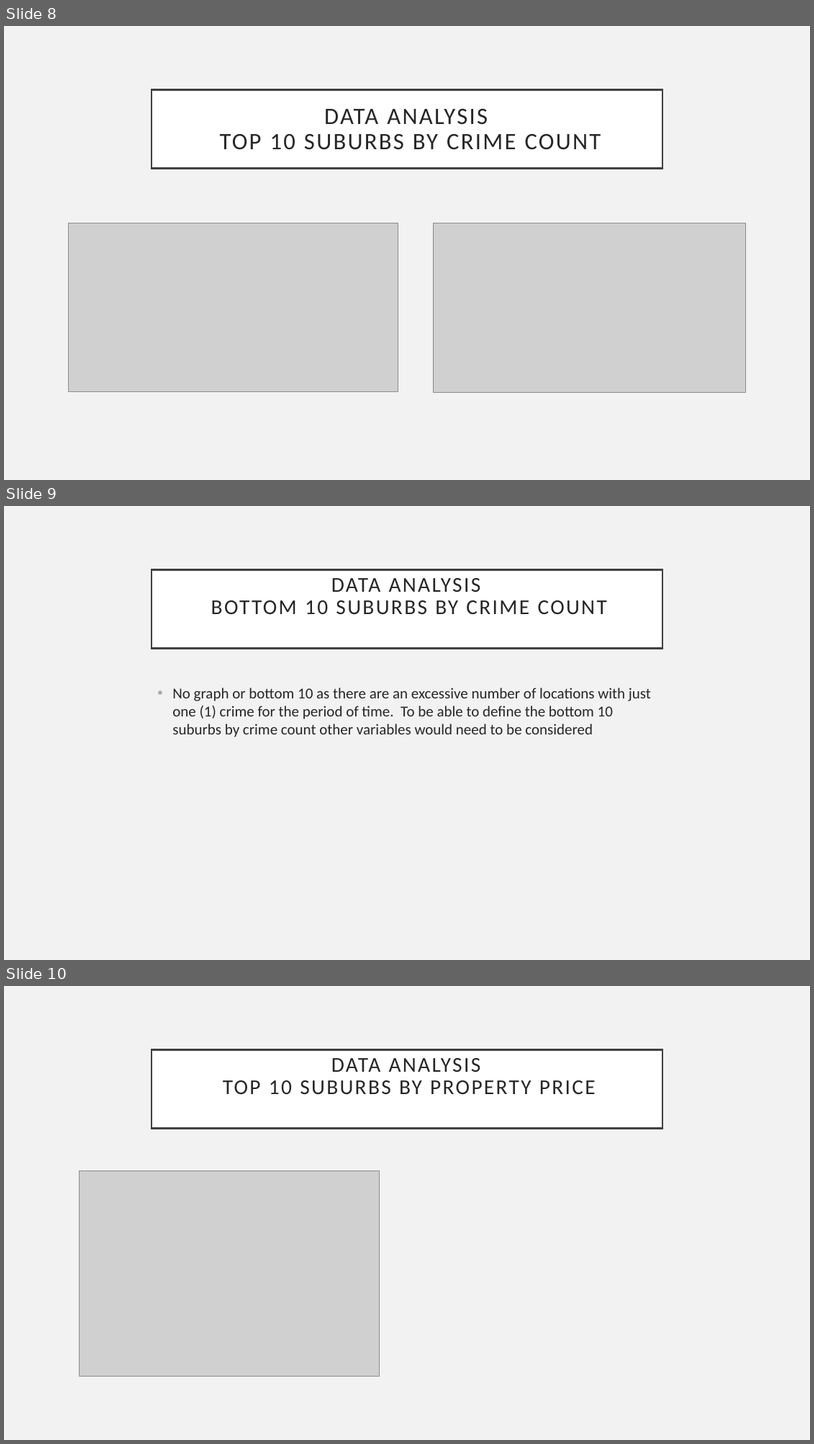
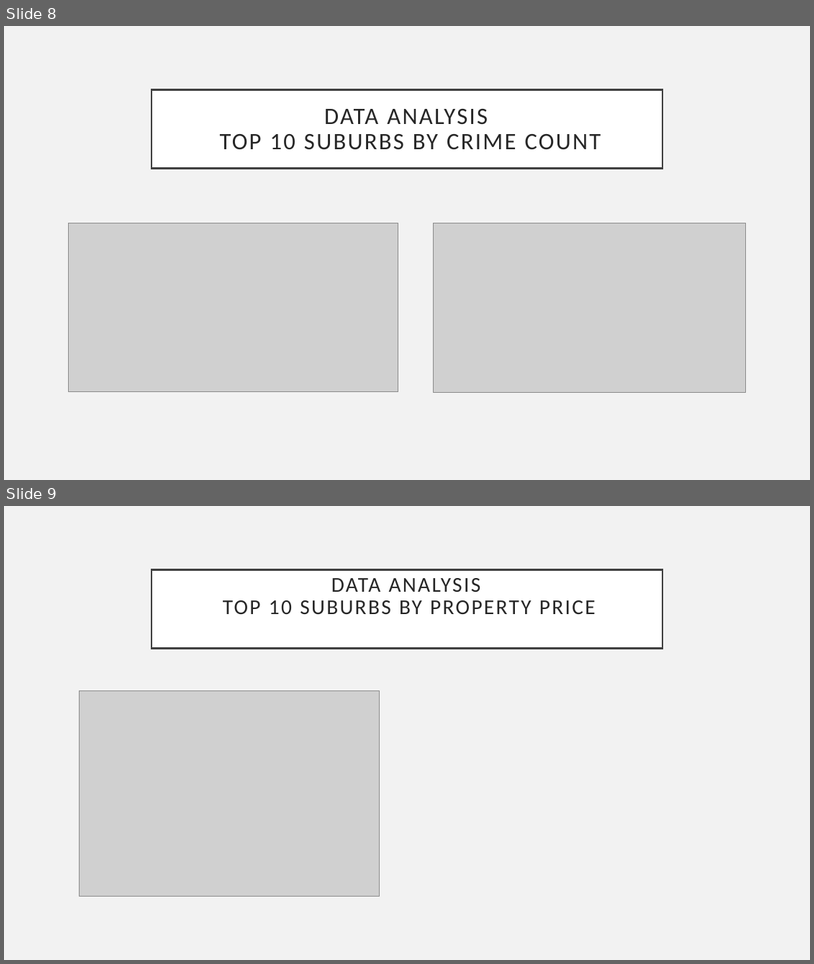
Before and after one commit to Sprettle/Chevrolet-Chilis, a slide deck: Project 1 Presentation.pptx. Shown one above the other, each under a label of ours: slides 8, 9 and 10 before the commit, slides 8 and 9 after it. The pictures are 814x1444 and 814x964 pixels, drawn with LibreOffice and Linux fonts; fonts in the diff are those of the drawing; grey boxes stand for pictures. Boxes give left, top, right and bottom in pixels: in the first picture for what was removed or moved away, otherwise in the second. Text is boxed around its words. In the diff, an @@ line names an element or a change of style, - is before the commit and + after.

```diff
--- a/Project 1 Presentation.pptx
+++ b/Project 1 Presentation.pptx
@@ slide 9 removed at (4, 506, 810, 960), background #F2F2F2 @@
@@ title removed at (152, 569, 663, 648) @@
-DATA ANALYSIS
-BOTTOM 10 SUBURBS BY CRIME COUNT
@@ text removed at (172, 687, 651, 737) @@
-• No graph or bottom 10 as there are an excessive number of locations with just one (1) crime for the period of time. To be able to define the bottom 10 suburbs by crime count other variables would need to be considered
@@ what was slide 10 is now slide 9 @@
```
Also in this commit, not shown: 2 slides changed, 3 other slides removed.
